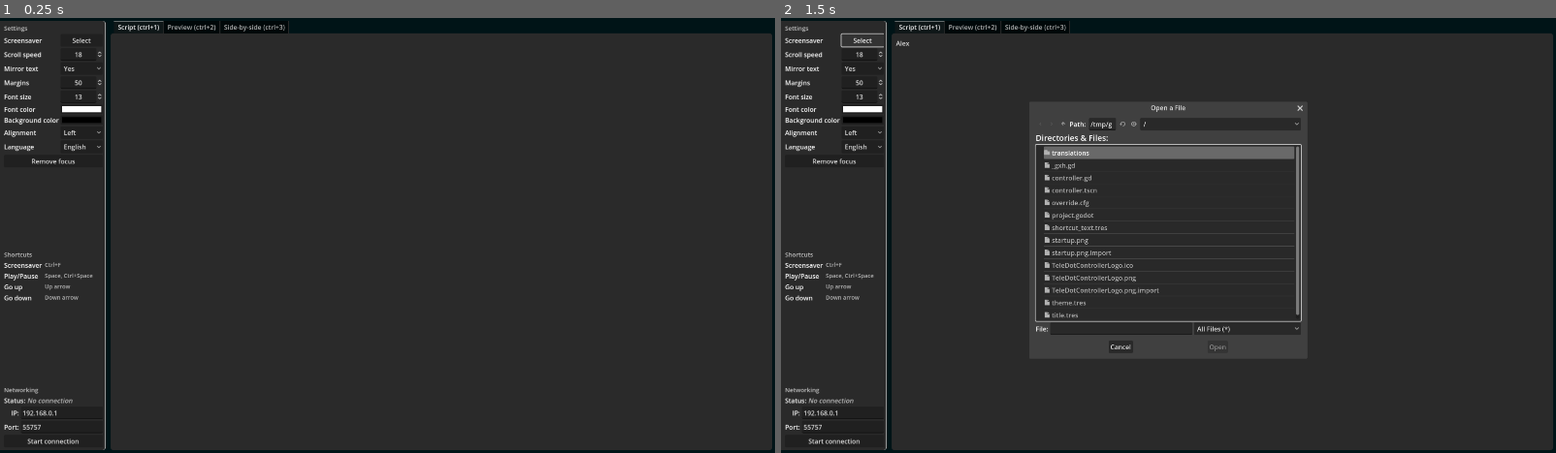
Above: before the commit, frames 1-2 (left to right).
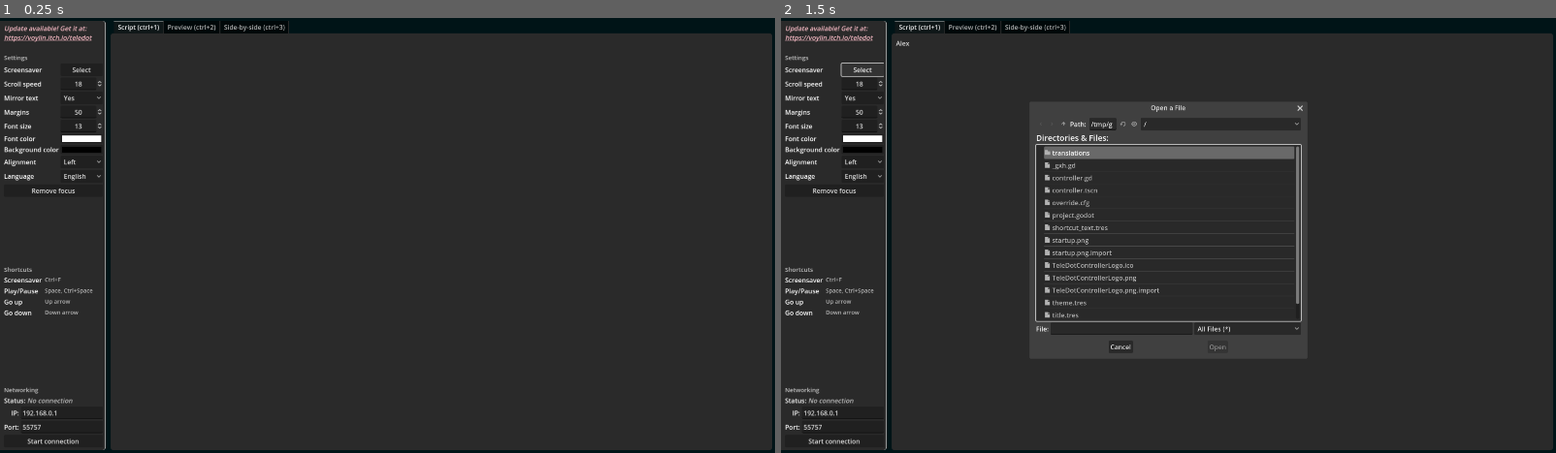
Above: after the commit, the same moments.

Repository: VoylinsGamedevJourney/teledot
Game: Godot game, scene res://controller.tscn
The game is run twice, just before and just after one commit, with the same random seed, the same clock (stepped at 60 frames per second) and the same inputs.
Inputs (mouse positions are in pixels of both pictures, inside the frame that each line leads up to):
- Up to frame 1 (0.25 s): no input
- Up to frame 2 (1.5 s): click (1222, 239) at 0.52 s; type "Alex" at 0.6 s; click "Select" at 1.25 s

The runs differ from the first frame. In frame 1, 1.7% of the frame differs, in the area x 0-14%, y 1-69%; in frame 2, 2.5%, in the area x 0-67%, y 1-73%.

Commit message:
Adding version control

Diff:
--- a/src_controller/controller.gd
+++ b/src_controller/controller.gd
@@ -19,10 +19,41 @@
 
 
 func _ready() -> void:
+	version_check_request()
 	# Hiding the screensaver incase it was visible when building.
 	$Screensaver.visible = false
 	load_settings()
 	set_connection_text()
+
+
+func version_check_request() -> void:
+	const version_url := "https://raw.githubusercontent.com/voylin/TeleDot/master/src_controller/version.json"
+	var http_request := HTTPRequest.new()
+	add_child(http_request)
+	http_request.request_completed.connect(self.version_check)
+	var error = http_request.request(version_url)
+	if error != OK: print_debug("Could not get version json")
+
+
+func version_check(_result, response_code, _headers, body) -> void:
+	var result: String = body.get_string_from_utf8()
+	if response_code == 404 or result.length() < 5:
+		print("Received version file info invalid")
+		return
+	var json = JSON.new()
+	json.parse(result)
+	var current_version: Dictionary = json.data
+	var file := FileAccess.open("res://version.json", FileAccess.READ)
+	json.parse(file.get_as_text())
+	var local_version: Dictionary = json.data
+	var update_available := false
+	if current_version.latest_stable.major > current_version.latest_stable.major:
+		update_available = true
+	elif current_version.latest_stable.minor > current_version.latest_stable.minor:
+		update_available = true
+	elif current_version.latest_stable.patch > current_version.latest_stable.patch:
+		update_available = true
+	%UpdateAvailableLabel.visible = update_available
 
 
 func _process(_delta: float) -> void:
@@ -242,3 +273,7 @@
 func _on_port_line_edit_text_submitted(_new_text: String) -> void:
 	_on_connection_button_pressed()
 	get_viewport().gui_release_focus()
+
+
+func _on_update_available_label_meta_clicked(meta) -> void:
+	OS.shell_open(meta)
--- a/src_controller/controller.tscn
+++ b/src_controller/controller.tscn
@@ -73,6 +73,16 @@
 size_flags_horizontal = 3
 size_flags_vertical = 3
 
+[node name="UpdateAvailableLabel" type="RichTextLabel" parent="MarginContainer/MainHSplit/LeftPanel/ScrollContainer/VBox"]
+unique_name_in_owner = true
+layout_mode = 2
+bbcode_enabled = true
+text = "[color=pink][i]Update available! Get it at:
+[url=https://voylin.itch.io/teledot]https://voylin.itch.io/teledot[/url][/i][/color]
+
+"
+fit_content = true
+
 [node name="SettingsLabel" type="Label" parent="MarginContainer/MainHSplit/LeftPanel/ScrollContainer/VBox"]
 layout_mode = 2
 text = "TITLE_SETTINGS"
@@ -401,15 +411,16 @@
 
 [node name="FileDialog" type="FileDialog" parent="Screensaver/ScreensaverTexture"]
 
+[connection signal="meta_clicked" from="MarginContainer/MainHSplit/LeftPanel/ScrollContainer/VBox/UpdateAvailableLabel" to="." method="_on_update_available_label_meta_clicked"]
 [connection signal="pressed" from="MarginContainer/MainHSplit/LeftPanel/ScrollContainer/VBox/SettingsGrid/ScreenSaverButton" to="." method="_on_screen_saver_button_pressed"]
 [connection signal="value_changed" from="MarginContainer/MainHSplit/LeftPanel/ScrollContainer/VBox/SettingsGrid/ScrollSpeedSpinBox" to="." method="_on_scroll_speed_spin_box_value_changed"]
 [connection signal="value_changed" from="MarginContainer/MainHSplit/LeftPanel/ScrollContainer/VBox/SettingsGrid/ScrollSpeedSpinBox" to="." method="_on_remove_focus_button_pressed"]
+[connection signal="item_selected" from="MarginContainer/MainHSplit/LeftPanel/ScrollContainer/VBox/SettingsGrid/MirrorOptionButton" to="." method="_on_remove_focus_button_pressed"]
 [connection signal="item_selected" from="MarginContainer/MainHSplit/LeftPanel/ScrollContainer/VBox/SettingsGrid/MirrorOptionButton" to="." method="_on_mirror_option_button_item_selected"]
-[connection signal="item_selected" from="MarginContainer/MainHSplit/LeftPanel/ScrollContainer/VBox/SettingsGrid/MirrorOptionButton" to="." method="_on_remove_focus_button_pressed"]
 [connection signal="value_changed" from="MarginContainer/MainHSplit/LeftPanel/ScrollContainer/VBox/SettingsGrid/MarginSpinBox" to="." method="_on_margin_spin_box_value_changed"]
 [connection signal="value_changed" from="MarginContainer/MainHSplit/LeftPanel/ScrollContainer/VBox/SettingsGrid/MarginSpinBox" to="." method="_on_remove_focus_button_pressed"]
+[connection signal="value_changed" from="MarginContainer/MainHSplit/LeftPanel/ScrollContainer/VBox/SettingsGrid/FontSizeSpinBox" to="." method="_on_remove_focus_button_pressed"]
 [connection signal="value_changed" from="MarginContainer/MainHSplit/LeftPanel/ScrollContainer/VBox/SettingsGrid/FontSizeSpinBox" to="." method="_on_font_size_spin_box_value_changed"]
-[connection signal="value_changed" from="MarginContainer/MainHSplit/LeftPanel/ScrollContainer/VBox/SettingsGrid/FontSizeSpinBox" to="." method="_on_remove_focus_button_pressed"]
 [connection signal="color_changed" from="MarginContainer/MainHSplit/LeftPanel/ScrollContainer/VBox/SettingsGrid/FontColorPicker" to="." method="_on_font_color_picker_changed"]
 [connection signal="color_changed" from="MarginContainer/MainHSplit/LeftPanel/ScrollContainer/VBox/SettingsGrid/FontColorPicker" to="." method="_on_remove_focus_button_pressed"]
 [connection signal="color_changed" from="MarginContainer/MainHSplit/LeftPanel/ScrollContainer/VBox/SettingsGrid/BackgroundColorPicker" to="." method="_on_remove_focus_button_pressed"]
--- /dev/null
+++ b/src_controller/version.json
@@ -0,0 +1,13 @@
+{
+	"latest_stable": {
+		"major": 1,
+		"minor": 0,
+		"patch": 0
+	},
+	"current": {
+		"major": 1,
+		"minor": 0,
+		"patch": 1,
+		"tag": "-dev"
+	}
+}
Not shown, added: CHANGELOG.md
Not shown, added: TODO_ON_RELEASE.md
